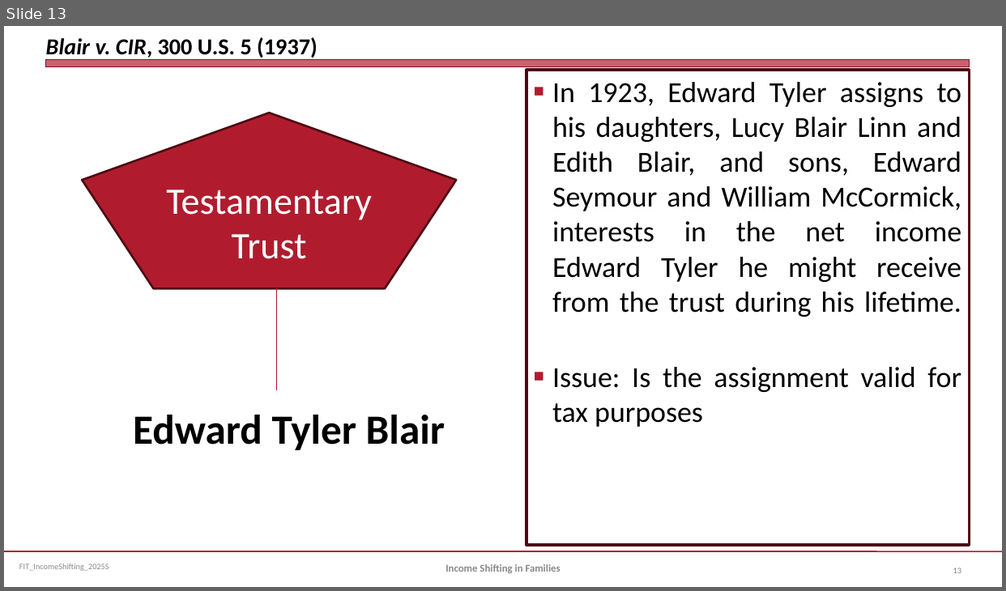
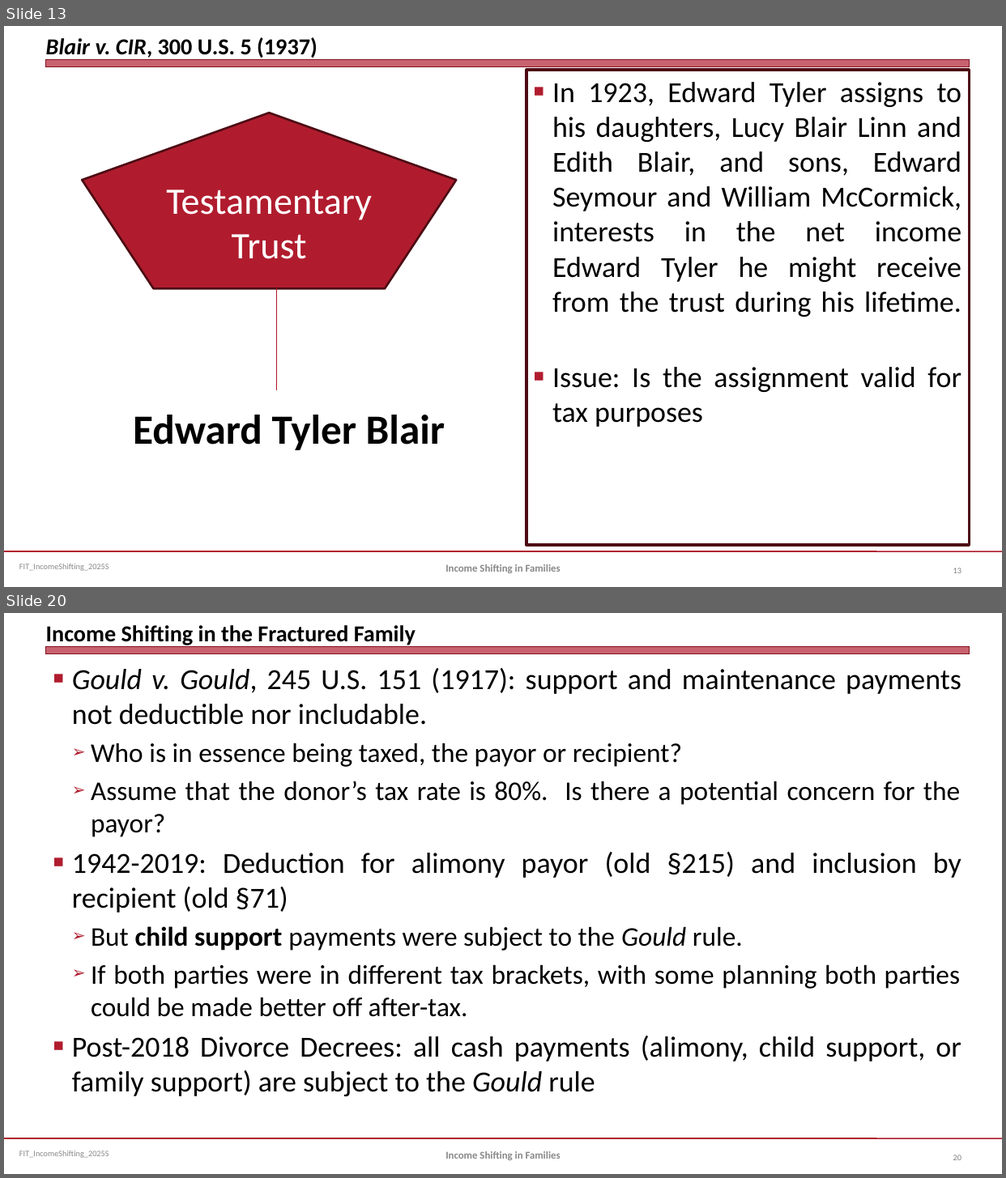
Before and after one commit to jmc877/Fed-Income-Tax, a slide deck: slides/FIT_IncomeShifting_2025S.pptx. Shown one above the other, each under a label of ours: slide 13 before the commit, slides 13 and 20 after it; the slides between them are not shown. The pictures are 1006x591 and 1006x1178 pixels, drawn with LibreOffice and Linux fonts; fonts in the diff are those of the drawing. Boxes give left, top, right and bottom in pixels: in the first picture for what was removed or moved away, otherwise in the second. Text is boxed around its words. In the diff, an @@ line names an element or a change of style, - is before the commit and + after.

```diff
--- a/slides/FIT_IncomeShifting_2025S.pptx
+++ b/slides/FIT_IncomeShifting_2025S.pptx
@@ slide 20 added at (4,613,1002,1174), background #FFFFFF; not listed: 3 template elements that a slide beside it also shows @@
@@ title added at (46,625,415,647), 22 pt, text #000000, bold @@
+Income Shifting in the Fractured Family
@@ text added at (72,668,961,1097), 28 pt, text #000000 @@
+■ Gould v. Gould, 245 U.S. 151 (1917): support and maintenance payments not deductible nor includable.
+  ➢ Who is in essence being taxed, the payor or recipient?
+  ➢ Assume that the donor’s tax rate is 80%. Is there a potential concern for the payor?
+■ 1942-2019: Deduction for alimony payor (old §215) and inclusion by recipient (old §71)
+  ➢ But child support payments were subject to the Gould rule.
+  ➢ If both parties were in different tax brackets, with some planning both parties could be made better off after-tax.
+■ Post-2018 Divorce Decrees: all cash payments (alimony, child support, or family support) are subject to the Gould rule
@@ text added at (445,1152,560,1161), 10 pt, text #898989, bold @@
+Income Shifting in Families
@@ page number added at (953,1155,961,1161), 8 pt, text #808080 @@
+20
```
Also in this commit, not shown: 4 slides changed, 3 other slides added.
